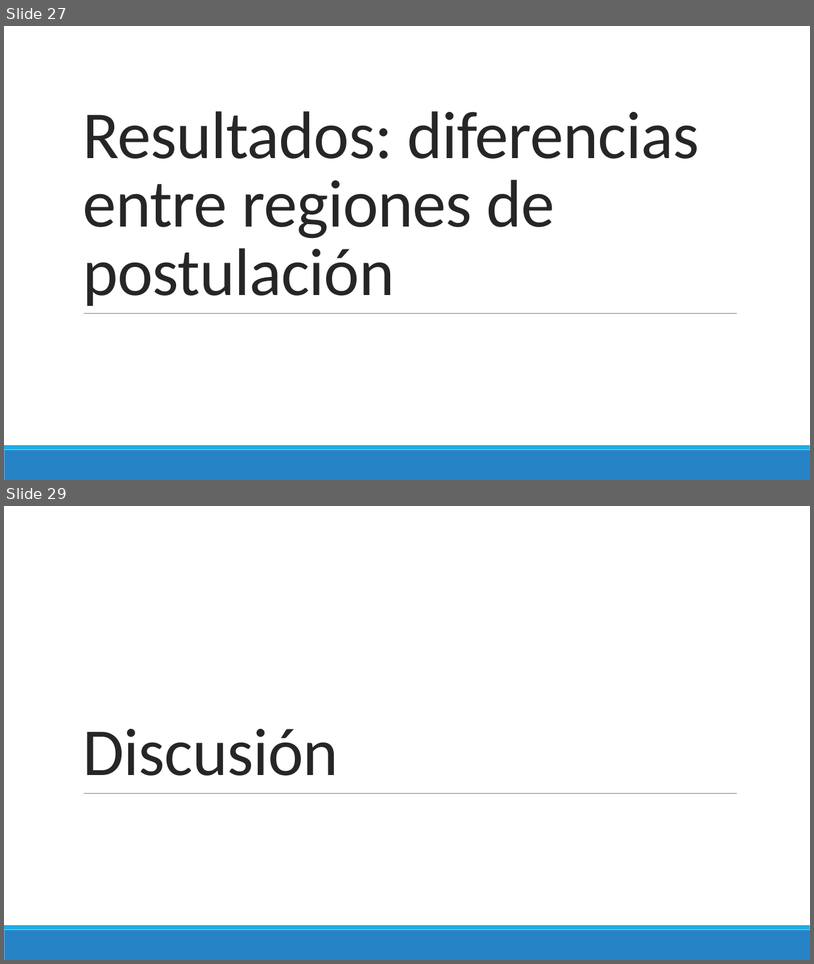
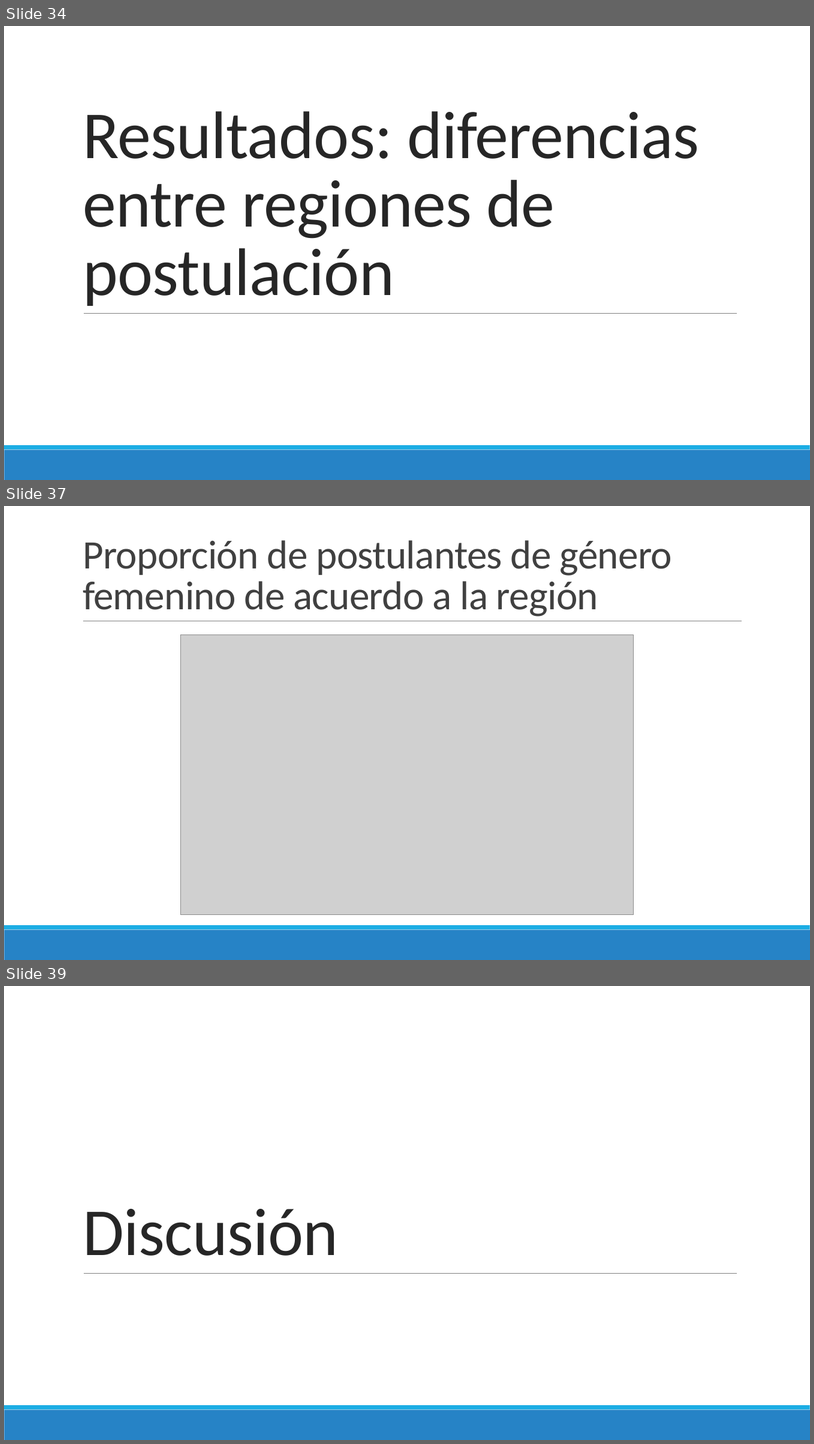
Before and after one commit to danimedi/tesis_genero_especialidades, a slide deck: doc/diapositivas_sustentacion_tesis.pptx. Shown one above the other, each under a label of ours: slides 27 and 29 before the commit, slides 34, 37 and 39 after it; the slides between them are not shown. The pictures are 814x964 and 814x1444 pixels, drawn with LibreOffice and Linux fonts; fonts in the diff are those of the drawing; grey boxes stand for pictures. Boxes give left, top, right and bottom in pixels: in the first picture for what was removed or moved away, otherwise in the second. Text is boxed around its words. In the diff, an @@ line names an element or a change of style, - is before the commit and + after.

```diff
--- a/doc/diapositivas_sustentacion_tesis.pptx
+++ b/doc/diapositivas_sustentacion_tesis.pptx
@@ slide 37 added at (x1=4, y1=506, x2=810, y2=960), background #FFFFFF; not listed: 2 template elements that a slide beside it also shows @@
@@ title added at (x1=83, y1=540, x2=672, y2=616), 48 pt, text #404040 @@
+Proporción de postulantes de género femenino de acuerdo a la región
@@ line added from (83, 621) to (743, 621), #808080 0.5 pt @@
@@ picture added at (x1=180, y1=635, x2=634, y2=915) @@
@@ what was slide 27 is now slide 34 @@
@@ what was slide 29 is now slide 39 @@
```
Also in this commit, not shown: 1 slide changed, 12 other slides added, 3 slides removed.
